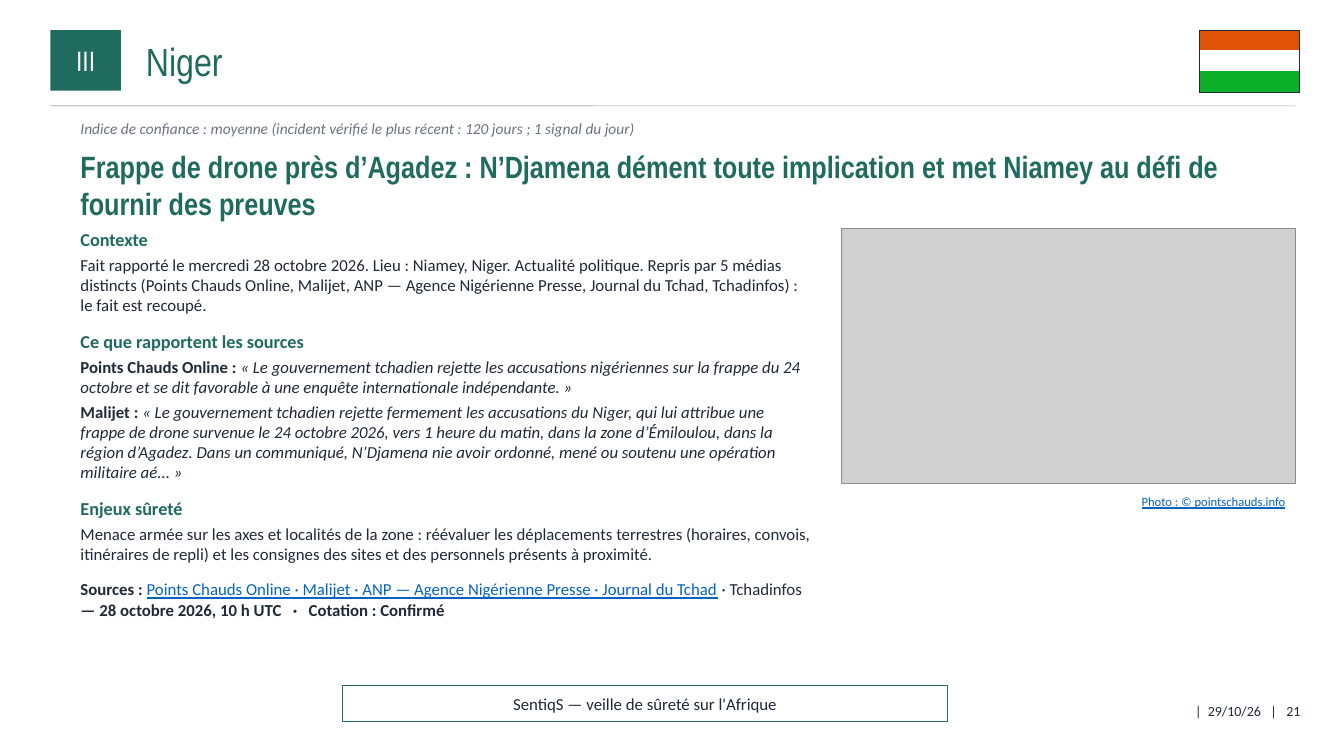
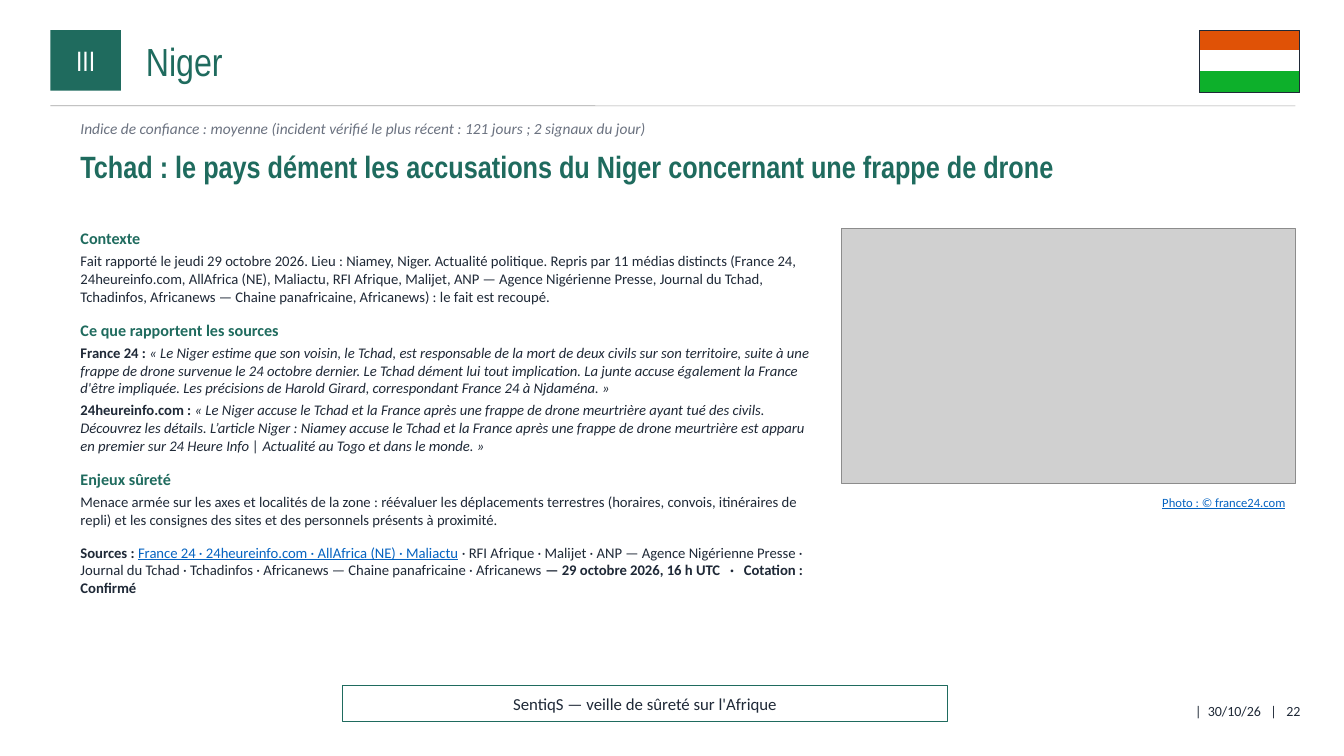
Before and after one commit to ytl1-ops/SentiqS, a slide deck: slide 22 of web/rapports/mensuel/2026-10.pptx (slide 21 before the commit). Drawn at 1344x756 pixels with LibreOffice and Linux fonts; fonts in the diff are those of the drawing; grey boxes stand for pictures. Boxes give left, top, right and bottom in pixels: in the first picture for what was removed or moved away, otherwise in the second. Text is boxed around its words. In the diff, an @@ line names an element or a change of style, - is before the commit and + after.

```diff
--- a/web/rapports/mensuel/2026-10.pptx
+++ b/web/rapports/mensuel/2026-10.pptx
@@ text at [80,123,645,137]: text changed @@
-Indice de confiance : moyenne (incident vérifié le plus récent : 120 jours ; 1 signal du jour)
+Indice de confiance : moyenne (incident vérifié le plus récent : 121 jours ; 2 signaux du jour)
@@ text at [80,155,1053,185]: text changed @@
-Frappe de drone près d’Agadez : N’Djamena dément toute implication et met Niamey au défi de fournir des preuves
+Tchad : le pays dément les accusations du Niger concernant une frappe de drone
@@ text at [80,233,797,528]: size 13 to 11.5 pt in "Contexte", "Ce que rapportent les sources", "Enjeux sûreté"; size 12 to 10.5 pt in "Menace armée sur les axes et localités ..." @@
@@ text at [80,255,796,305]: text changed; size 12 to 10.5 pt @@
-Fait rapporté le mercredi 28 octobre 2026. Lieu : Niamey, Niger. Actualité politique. Repris par 5 médias distincts (Points Chauds Online, Malijet, ANP — Agence Nigérienne Presse, Journal du Tchad, Tchadinfos) : le fait est recoupé.
+Fait rapporté le jeudi 29 octobre 2026. Lieu : Niamey, Niger. Actualité politique. Repris par 11 médias distincts (France 24, 24heureinfo.com, AllAfrica (NE), Maliactu, RFI Afrique, Malijet, ANP — Agence Nigérienne Presse, Journal du Tchad, Tchadinfos, Africanews — Chaine panafricaine, Africanews) : le fait est recoupé.
@@ text at [80,347,809,454]: text changed; size 12 to 10.5 pt @@
-Points Chauds Online : « Le gouvernement tchadien rejette les accusations nigériennes sur la frappe du 24 octobre et se dit favorable à une enquête internationale indépendante. »
-Malijet : « Le gouvernement tchadien rejette fermement les accusations du Niger, qui lui attribue une frappe de drone survenue le 24 octobre 2026, vers 1 heure du matin, dans la zone d’Émiloulou, dans la région d’Agadez. Dans un communiqué, N’Djamena nie avoir ordonné, mené ou soutenu une opération militaire aé... »
+France 24 : « Le Niger estime que son voisin, le Tchad, est responsable de la mort de deux civils sur son territoire, suite à une frappe de drone survenue le 24 octobre dernier. Le Tchad dément lui tout implication. La junte accuse également la France d'être impliquée. Les précisions de Harold Girard, correspondant France 24 à Njdaména. »
+24heureinfo.com : « Le Niger accuse le Tchad et la France après une frappe de drone meurtrière ayant tué des civils. Découvrez les détails. L’article Niger : Niamey accuse le Tchad et la France après une frappe de drone meurtrière est apparu en premier sur 24 Heure Info | Actualité au Togo et dans le monde. »
@@ text at [1162,498,1285,509]: text changed @@
-Photo : © pointschauds.info
+Photo : © france24.com
@@ text at [80,547,796,593]: text changed; size 12 to 10.5 pt; text colour #0563C1 to #1F2937 @@
-Sources : Points Chauds Online · Malijet · ANP — Agence Nigérienne Presse · Journal du Tchad · Tchadinfos — 28 octobre 2026, 10 h UTC · Cotation : Confirmé
+Sources : France 24 · 24heureinfo.com · AllAfrica (NE) · Maliactu · RFI Afrique · Malijet · ANP — Agence Nigérienne Presse · Journal du Tchad · Tchadinfos · Africanews — Chaine panafricaine · Africanews — 29 octobre 2026, 16 h UTC · Cotation : Confirmé
@@ text at [1208,706,1300,717]: text changed @@
-| 29/10/26 | 21
+| 30/10/26 | 22
```
Also in this commit, not shown: 39 other slides changed, 2 slides added, 1 slide removed, 10 other files.
